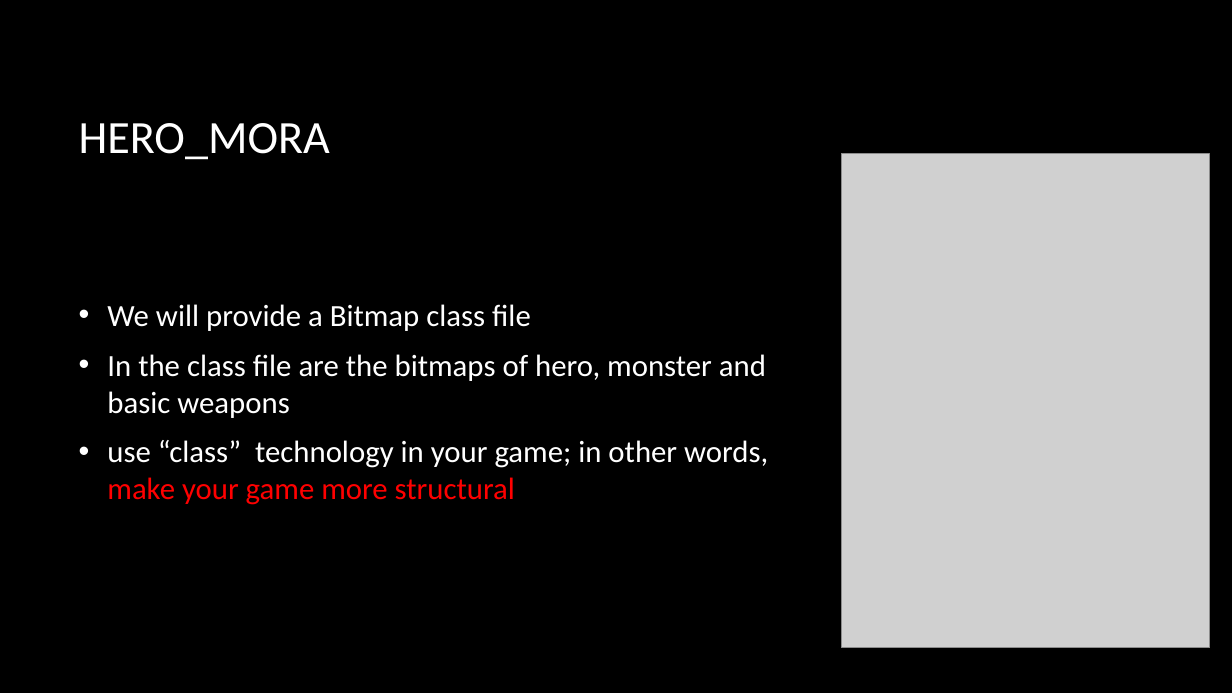
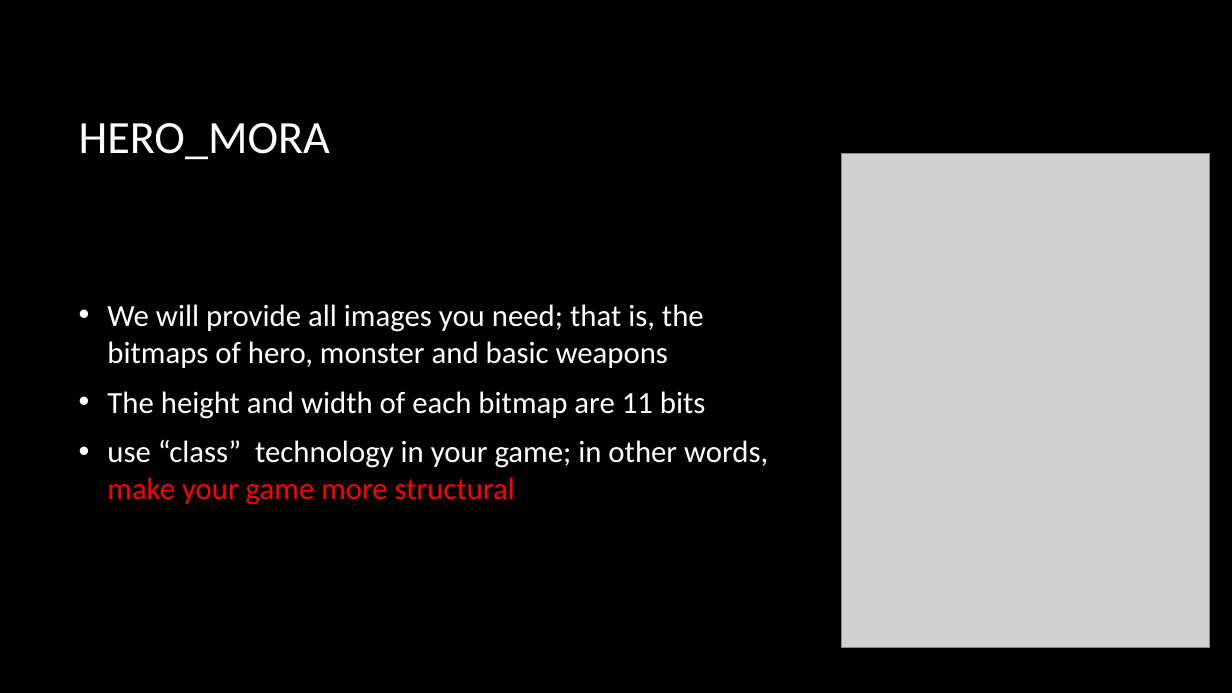
Before and after one commit to CaramelYo/Hero_Mora, a slide deck: slide 7 of Hero_Mora/bin/Release/Hero_Mora.pptx. Drawn at 1232x693 pixels with LibreOffice and Linux fonts; fonts in the diff are those of the drawing; grey boxes stand for pictures; background and template pictures are left out. Boxes give left, top, right and bottom in pixels: in the first picture for what was removed or moved away, otherwise in the second. Text is boxed around its words. In the diff, an @@ line names an element or a change of style, - is before the commit and + after.

Commit message:
modified:   Hero_Mora/bin/Release/Hero_Mora.exe 	modified:   Hero_Mora/bin/Release/Hero_Mora.pptx give up the thought giving the bitmap.cs to students instead, update all bitmaps in ppt file

```diff
--- a/Hero_Mora/bin/Release/Hero_Mora.pptx
+++ b/Hero_Mora/bin/Release/Hero_Mora.pptx
@@ text at <box>107,304,706,419</box>: text changed @@
-• We will provide a Bitmap class file
-• In the class file are the bitmaps of hero, monster and basic weapons
+• We will provide all images you need; that is, the bitmaps of hero, monster and basic weapons
+• The height and width of each bitmap are 11 bits
```
Also in this commit, not shown: 5 slides added, 1 other file.
